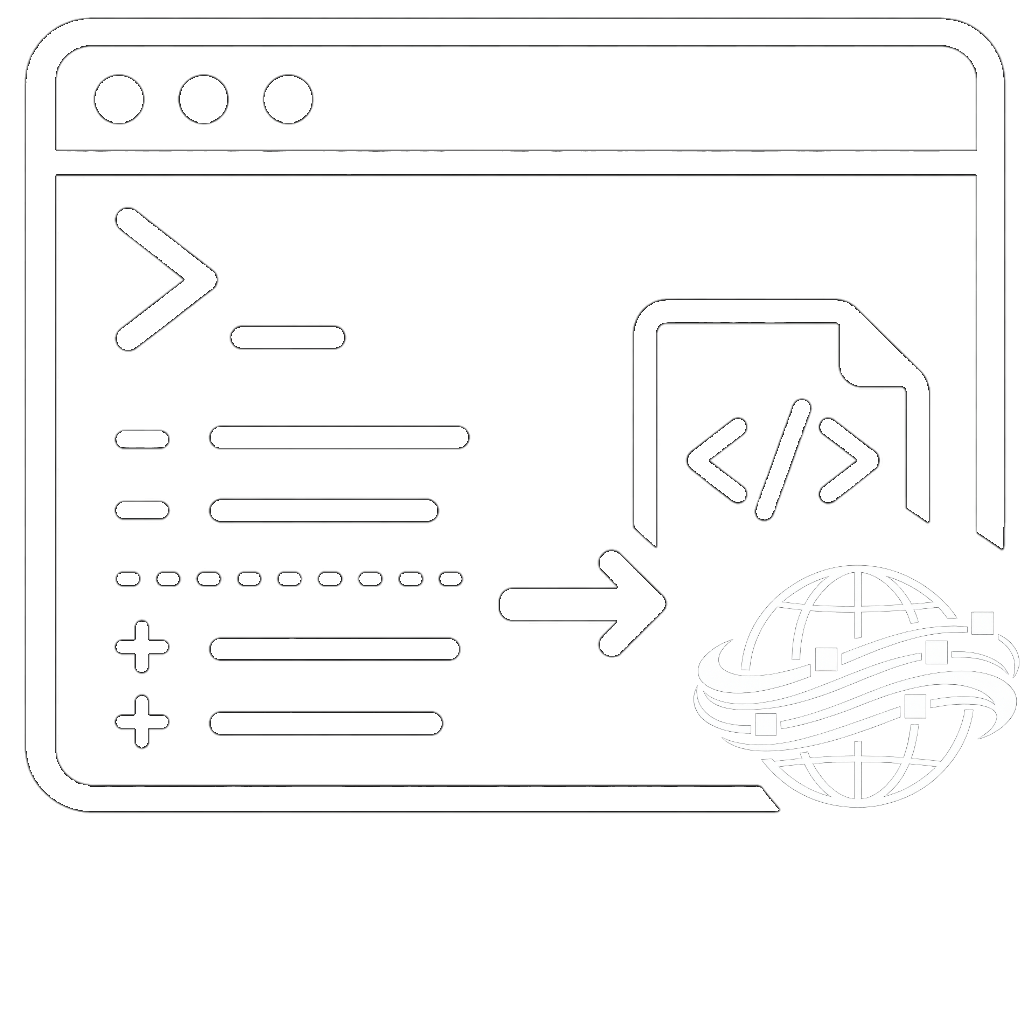
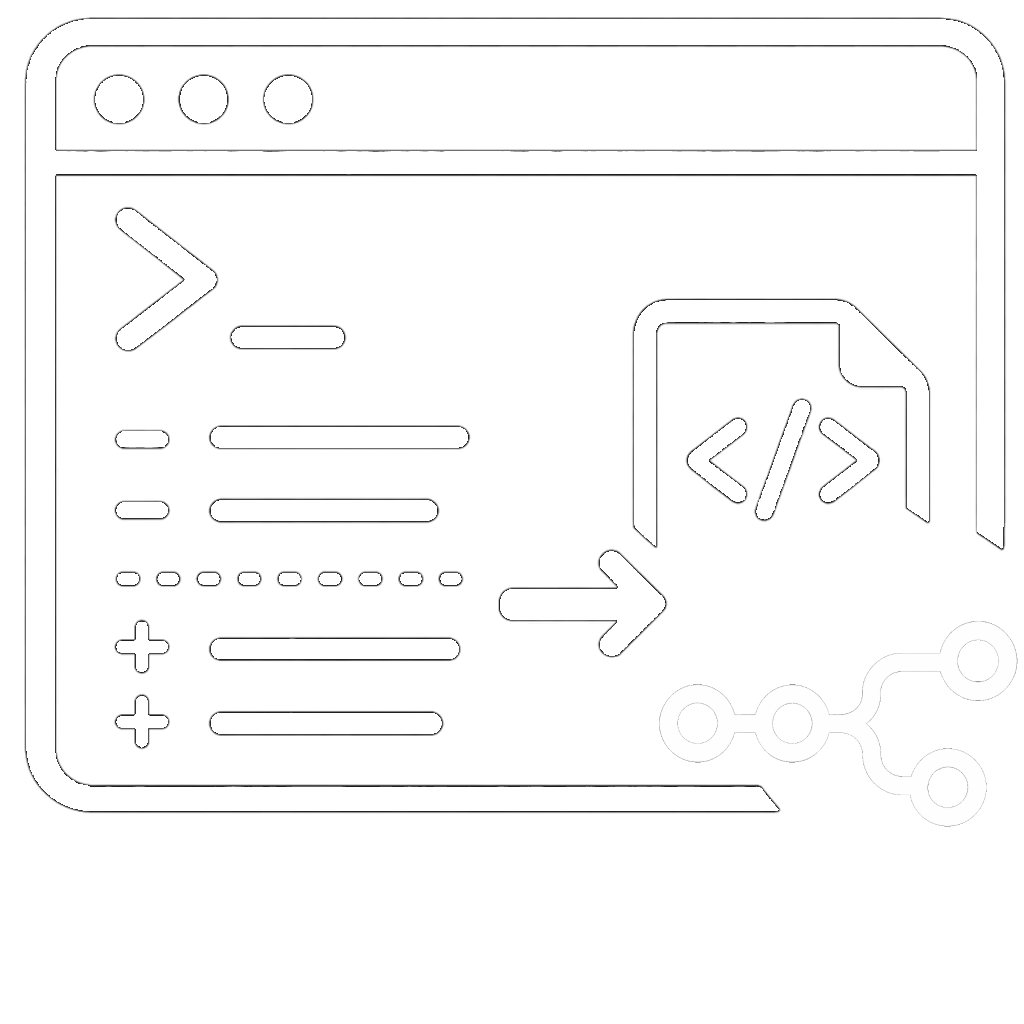
Revision of a layered 1024×1024 image; what changed, layer by layer:
added layer "Logo N8N" above "Logo Atlas" over [659, 621, 1018, 827]
renamed "cópia de logo-atlas-white.png" to "Logo Atlas", hid it over [693, 564, 1020, 808]